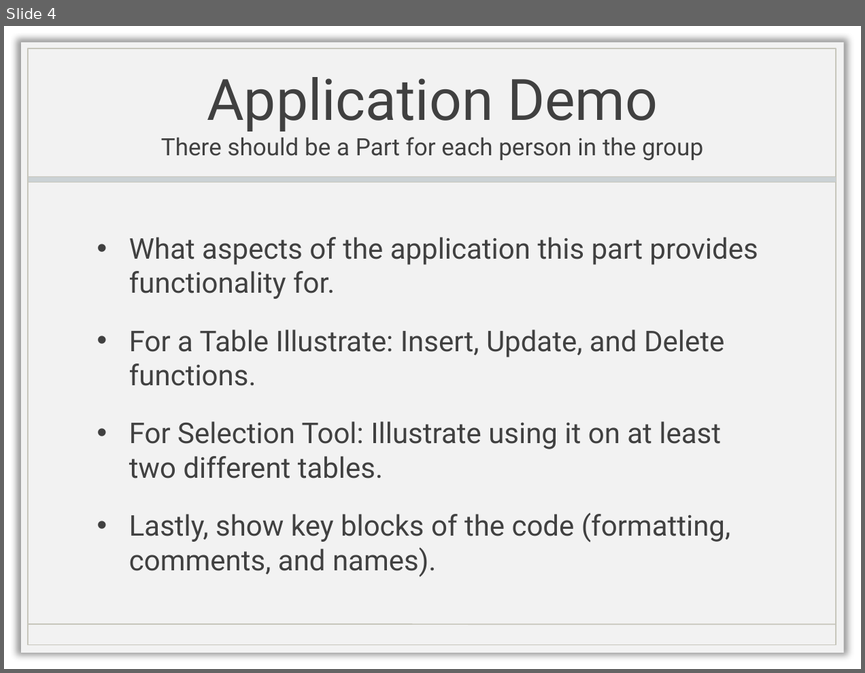
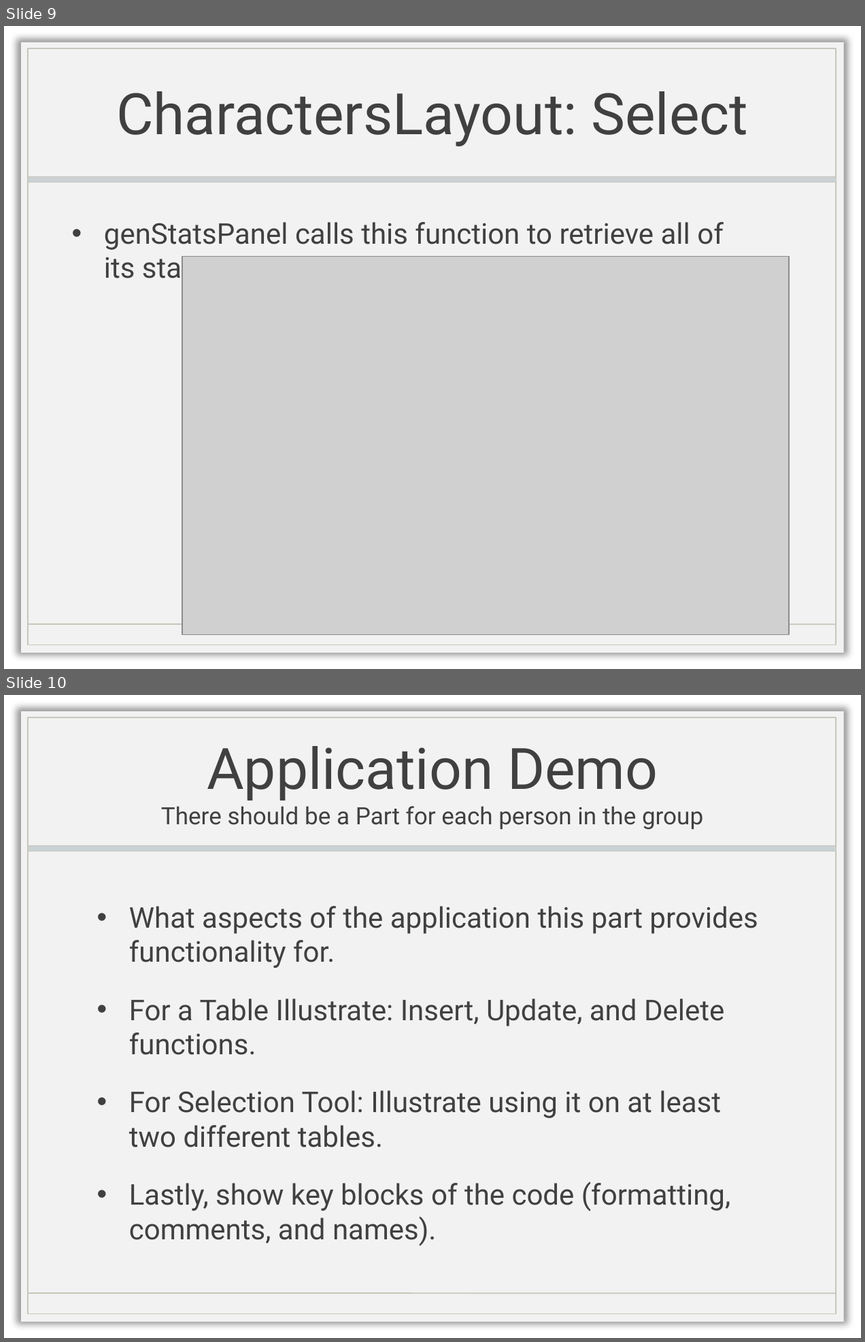
Before and after one commit to IsabellaBoone/Database-Visualizer, a slide deck: Presentation.pptx. Shown one above the other, each under a label of ours: slide 4 before the commit, slides 9 and 10 after it. The pictures are 865x673 and 865x1342 pixels, drawn with LibreOffice and Linux fonts; fonts in the diff are those of the drawing; grey boxes stand for pictures; background and template pictures are left out. Boxes give left, top, right and bottom in pixels: in the first picture for what was removed or moved away, otherwise in the second. Text is boxed around its words. In the diff, an @@ line names an element or a change of style, - is before the commit and + after.

```diff
--- a/Presentation.pptx
+++ b/Presentation.pptx
@@ slide 9 added at (4,26,861,669), background picture (left out); not listed: 4 template elements that a slide beside it also shows @@
@@ title added at (116,91,749,146), 48 pt, text #404040 @@
+CharactersLayout: Select
@@ text added at (104,222,723,285), 24 pt, text #404040 @@
+• genStatsPanel calls this function to retrieve all of its stats:
@@ picture added at (182,257,789,635) @@
@@ what was slide 4 is now slide 10 @@
```
Also in this commit, not shown: 5 other slides added.
